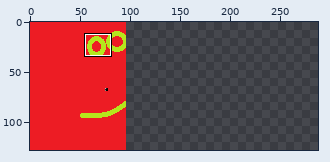
Two versions of one sprite sheet, 999AD/Content/player.png. The first picture is a wide view before the edit; the outline marks the close-up.
Close-up. Before the commit:
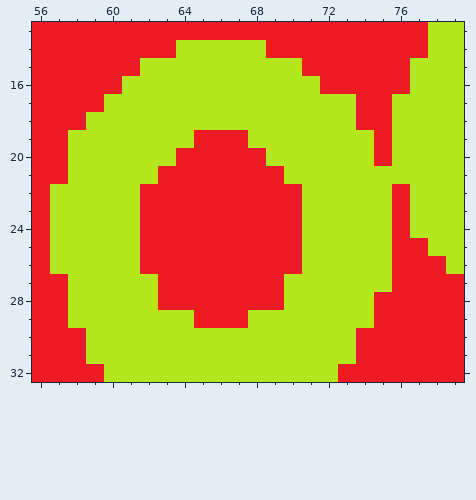
The file is 96x128 pixels. Colours within 5 levels of each other are drawn and written as one. Shown: x 56..79, y 13..32. The old version is drawn lined up with the new one, on the new canvas. The commit also changed other parts of the picture, which this record leaves out.
The same view after the edit:
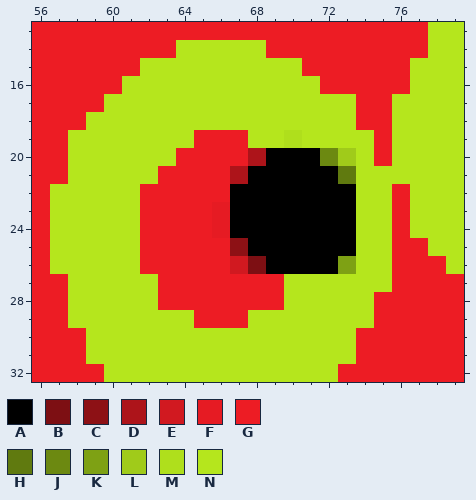
Palette (. is transparent): A #000000  B #7d0f13  C #8d1115  D #ad141a  E #d11920  F #e61b23  G #ed1c24  H #607a0f  J #6c8911  K #7ea114  L #a0cb1a  M #afdf1c  N #b5e61d
From old to new:
canvas 96x128 -> 288x128
@@ x 64..75 @@
 18 NNNNNNNNNNGG
-19 NGGGNNNNNNNG
-20 GGGGGNNNNNNG
-21 GGGGGGNNNNNN
-22 GGGGGGGNNNNN
-23 GGGGGGGNNNNN
-24 GGGGGGGNNNNN
-25 GGGGGGGNNNNN
-26 GGGGGGGNNNNN
+19 NGGGNNMNNNNG
+20 GGGGDAAAJLNG
+21 GGGDAAAAAHNN
+22 GGGAAAAAAANN
+23 GGFAAAAAAANN
+24 GGFAAAAAAANN
+25 GGGCAAAAAANN
+26 GGGEBAAAAKNN
 27 GGGGGGNNNNNN
